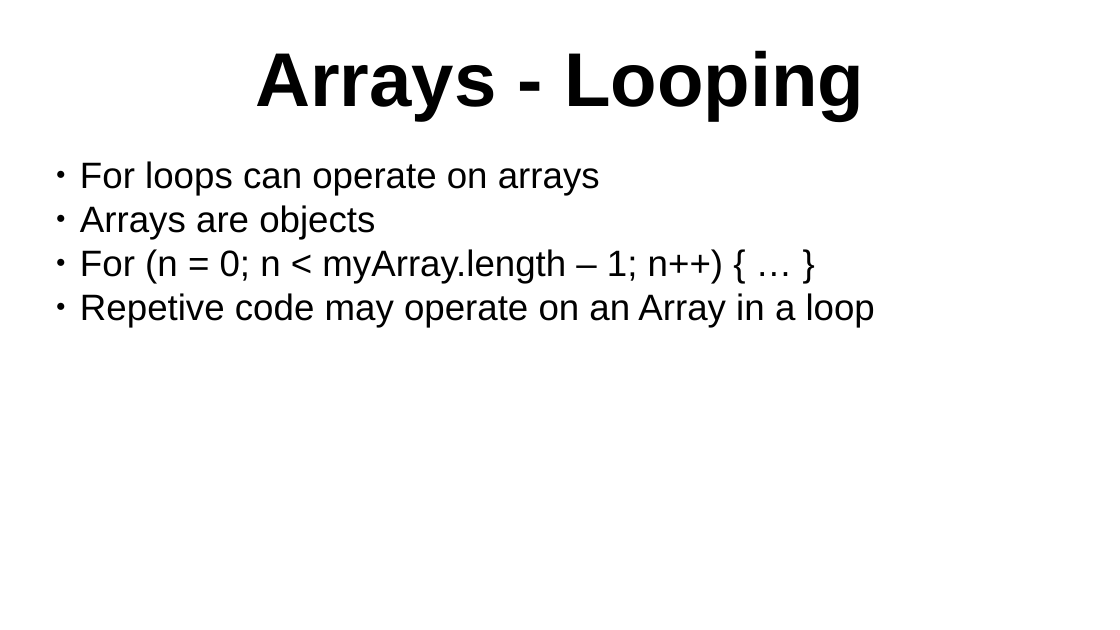
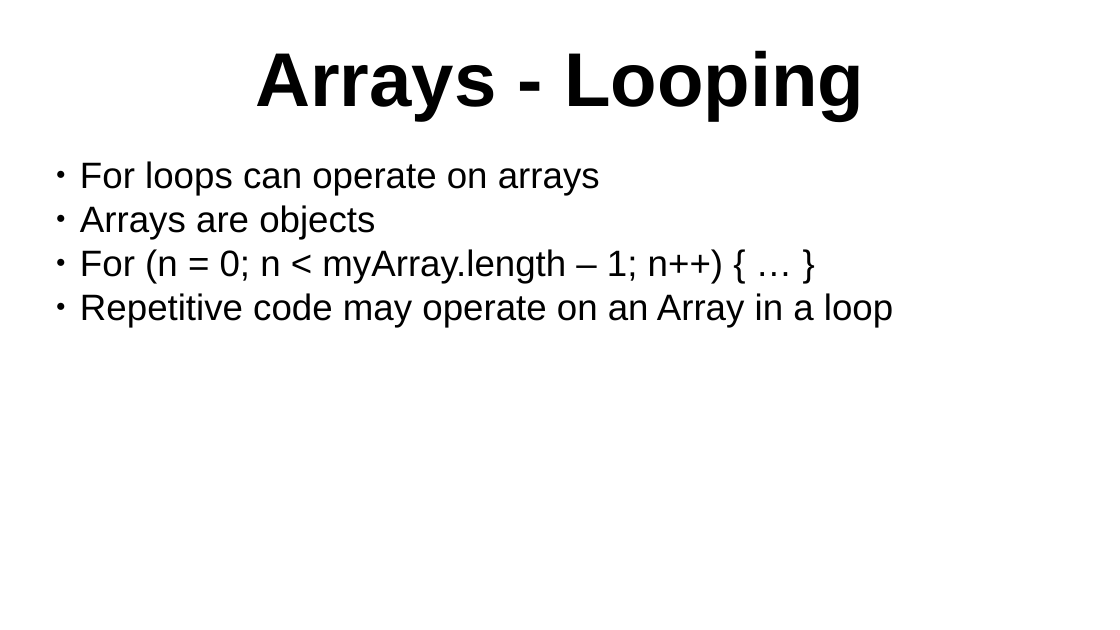
Before and after one commit to gstragand/IntroToArrays, a slide deck: slide 7 of Arrays.odp. Drawn at 1120x630 pixels with LibreOffice and Linux fonts; fonts in the diff are those of the drawing; background and template pictures are left out. Boxes give left, top, right and bottom in pixels: in the first picture for what was removed or moved away, otherwise in the second. Text is boxed around its words. In the diff, an @@ line names an element or a change of style, - is before the commit and + after.

```diff
--- a/Arrays.odp
+++ b/Arrays.odp
@@ text at bbox=[80, 293, 893, 327]: text changed @@
-● Repetive code may operate on an Array in a loop
+● Repetitive code may operate on an Array in a loop
```
Also in this commit, not shown: 2 other slides changed, 2 other files.
